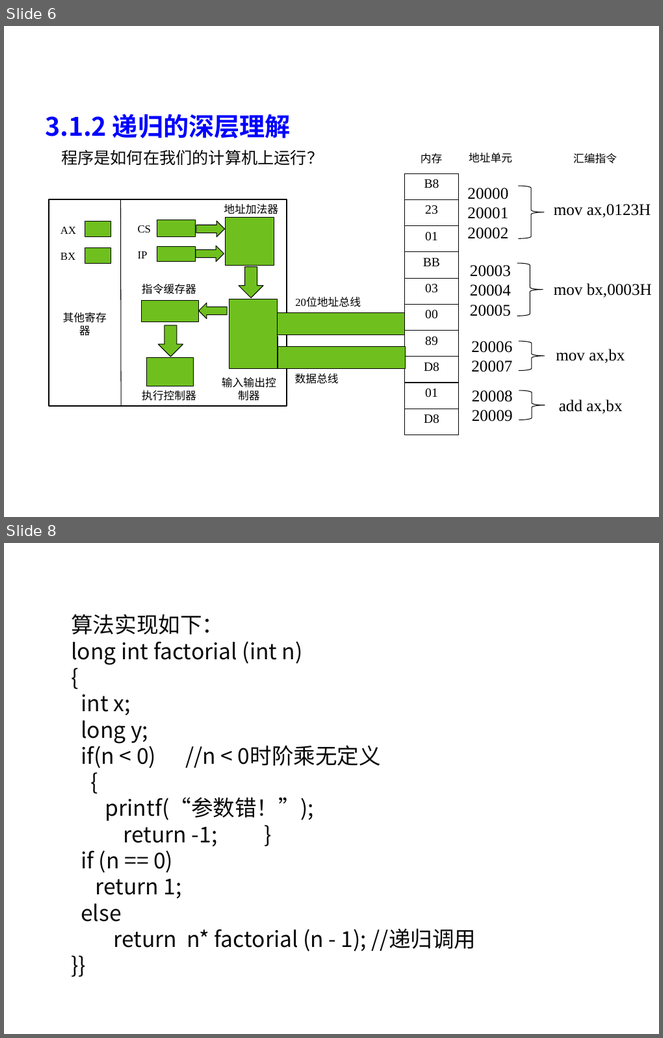
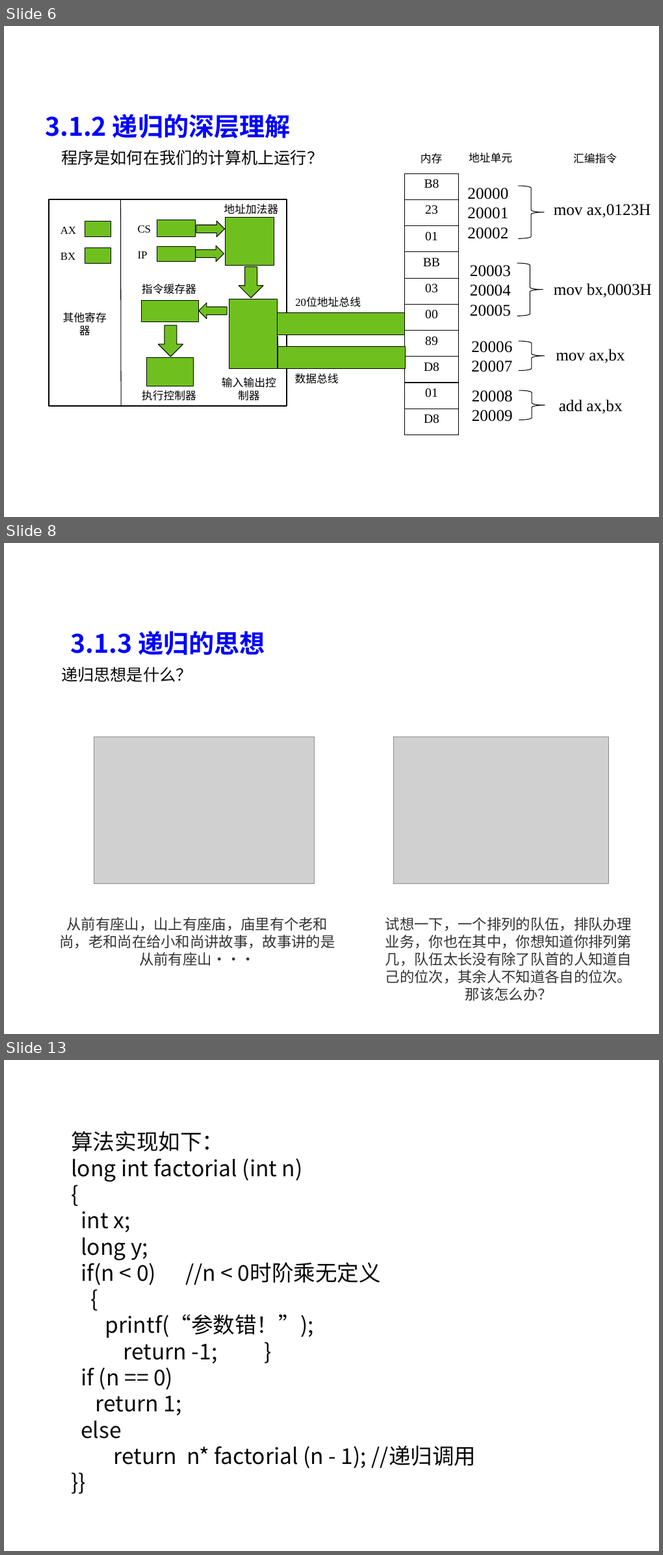
Before and after one commit to liutongling/DP, a slide deck: file/第3章 分治法计.pptx. Shown one above the other, each under a label of ours: slides 6 and 8 before the commit, slides 6, 8 and 13 after it; the slides between them are not shown. The pictures are 663x1038 and 663x1555 pixels, drawn with LibreOffice and Linux fonts; fonts in the diff are those of the drawing; grey boxes stand for pictures; background and template pictures are left out. Boxes give left, top, right and bottom in pixels: in the first picture for what was removed or moved away, otherwise in the second. Text is boxed around its words. In the diff, an @@ line names an element or a change of style, - is before the commit and + after.

```diff
--- a/file/第3章 分治法计.pptx
+++ b/file/第3章 分治法计.pptx
@@ slide 8 added at (4,543,659,1034), background #FFFFFF @@
@@ text added at (71,631,265,655), 28 pt, text #0000FF, bold @@
+3.1.3 递归的思想
@@ text added at (61,667,192,682), 18 pt, text #080808 @@
+递归思想是什么？
@@ picture added at (94,737,315,884) @@
@@ picture added at (393,737,608,884) @@
@@ text added at (59,917,335,966), 16 pt, text #333333 @@
+从前有座山，山上有座庙，庙里有个老和尚，老和尚在给小和尚讲故事，故事讲的是从前有座山···
@@ text added at (386,917,632,1001), 16 pt, text #333333 @@
+试想一下，一个排列的队伍，排队办理业务，你也在其中，你想知道你排列第几，队伍太长没有除了队首的人知道自己的位次，其余人不知道各自的位次。那该怎么办？
@@ what was slide 8 is now slide 13 @@
```
Also in this commit, not shown: 2 slides changed, 3 other slides added, 2 slides removed.
